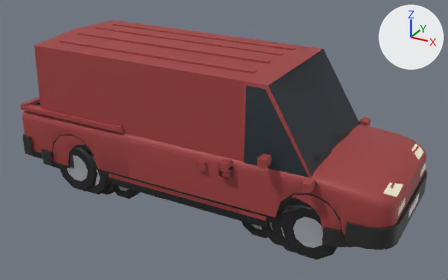
A saved change to the glTF model public/cars.glb.
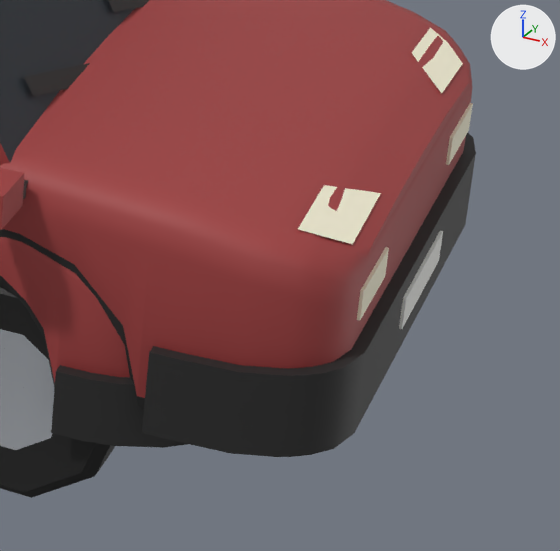
Each version appears first whole from a 50 mm camera at (4.2, -7.36, 4.62) aimed at (0.16, -0.02, 0.95), and next in a close-up on the part from 69% to 100% of the width and 49% to 98% of the height. The axes (+X, +Y, +Z) are drawn at upper right. The lights are the same throughout. The older version's two pictures come first. Where no turn or scale is listed for an object, it has been applied to the vertices.

Before the edit, the objects in view are built like this:
```python
ob_pickup = bpy.data.objects.new('pickup', me_pickup)
ob_pickup.location = (0.0, 0.0, 0.0)
ob_van = bpy.data.objects.new('van', me_van)
ob_van.location = (0.0, 0.0, 0.0)
ob_van_door2 = bpy.data.objects.new('van_door2', me_van_door2)
ob_van_door2.location = (1.98, -0.994, 0.0)
```
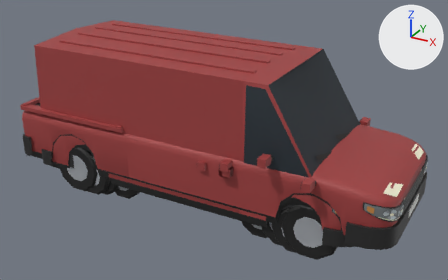
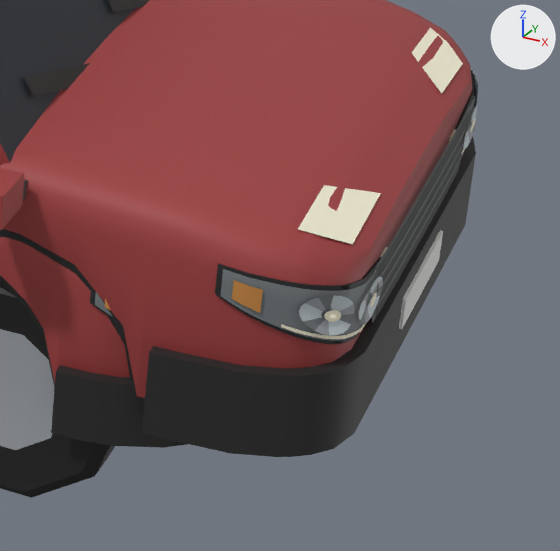
The change in detail:
Material 'RubStrip' (mat_rubstrip) is new.
Its base color is (0.018, 0.02, 0.021) (black #242728).
Its roughness is 0.6.
Material 'DarkChrome' (mat_darkchrome) is new.
Its base color is (0.12, 0.14, 0.14) (dark grey #616969).
Its roughness is 0.6.
Material 'Indicator' (mat_indicator) is new.
Its base color is (0.61, 0.26, 0.06) (orange #cd8b45).
Its roughness is 0.6.
Material 'PanelGap' (mat_panelgap) is new.
Its base color is (0.035, 0.038, 0.04) (dark grey #353738).
Its roughness is 0.6.
Material 'EUBlue' (mat_eublue) is new.
Its base color is (0.02, 0.07, 0.18) (dark blue #274b76).
Its roughness is 0.6.
Material 'Optic' (mat_optic) is new.
Its base color is (0.58, 0.65, 0.68) (light grey #c8d3d7).
Its roughness is 0.6.
Material 'LensBed' (mat_lensbed) is new.
Its base color is (0.18, 0.2, 0.21) (grey #767c7e).
Its roughness is 0.6.
Material 'RedLens' (mat_redlens) is new.
Its base color is (0.28, 0.012, 0.019) (red #901d26).
Its roughness is 0.6.
Mesh me_van_street_trim is new.
It has 2151 vertices, 2832 faces and spans x -2.61..2.61, y -1.0..1.0, z 0.31..1.11.
It uses material mat_rubstrip (black #242728).
It uses material mat_lensbed (grey #767c7e).
It uses material mat_optic (light grey #c8d3d7).
It uses material mat_metal (grey #a0a4aa).
It uses material mat_lamp (pale yellow #f9f3da).
It uses material mat_indicator (orange #cd8b45).
It uses material mat_darkchrome (dark grey #616969).
It uses material mat_plate (white #ededea).
It uses material mat_eublue (dark blue #274b76).
It uses material mat_redlens (red #901d26).
It uses material mat_tail (red #bc2727).
It uses material mat_panelgap (dark grey #353738).
Mesh me_pickup_street_trim is new.
It has 2151 vertices, 2832 faces and spans x -2.95..2.95, y -1.01..1.01, z 0.39..1.24.
It uses material mat_rubstrip (black #242728).
It uses material mat_lensbed (grey #767c7e).
It uses material mat_optic (light grey #c8d3d7).
It uses material mat_metal (grey #a0a4aa).
It uses material mat_lamp (pale yellow #f9f3da).
It uses material mat_indicator (orange #cd8b45).
It uses material mat_darkchrome (dark grey #616969).
It uses material mat_plate (white #ededea).
It uses material mat_eublue (dark blue #274b76).
It uses material mat_redlens (red #901d26).
It uses material mat_tail (red #bc2727).
It uses material mat_panelgap (dark grey #353738).
Object 'van_street_trim' (ob_van_street_trim) is new; it shows me_van_street_trim.
Its location is (0.0, 0.0, 0.0).
Object 'pickup_street_trim' (ob_pickup_street_trim) is new; it shows me_pickup_street_trim.
Its location is (0.0, 0.0, 0.0).

What differs and where, as boxes (x1, y1, x2, y2) in the close-ups (560 x 551 px):
'pickup_street_trim', added: after (215, 67, 479, 344)
    faces in mat_rubstrip (black #242728): (215, 70, 475, 344)
    faces in mat_lensbed (grey #767c7e): (220, 67, 478, 341)
    faces in mat_optic (light grey #c8d3d7): (299, 68, 478, 336)
    faces in mat_darkchrome (dark grey #616969): (372, 106, 470, 323)
    faces in mat_indicator (orange #cd8b45): (232, 280, 263, 313)
'van_street_trim', added: after (90, 288, 112, 317)
    faces in mat_lensbed (grey #767c7e): (95, 292, 112, 316)
